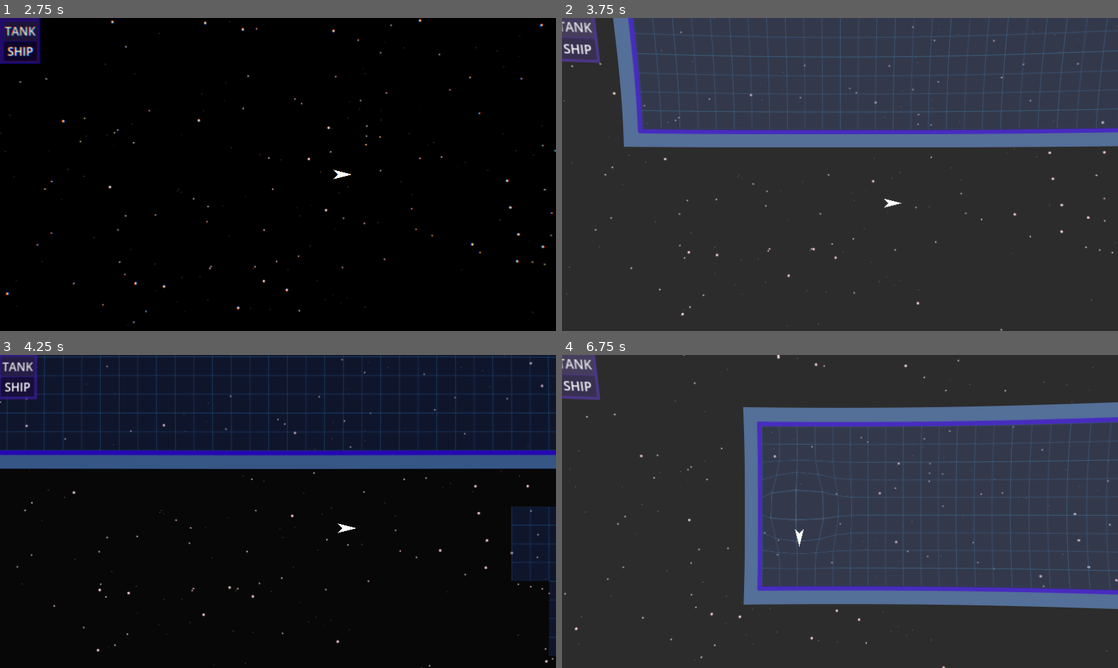
Above: before the commit, frames 1-4 (two rows, left to right).
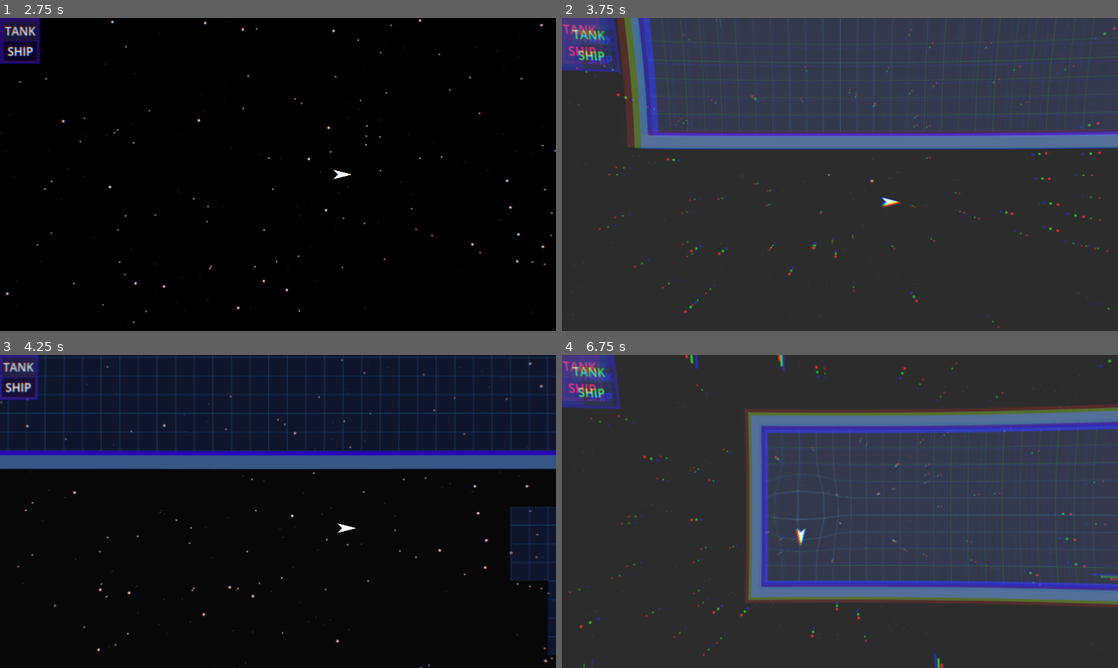
Above: after the commit, the same moments.

Repository: tripodsan/secrets-of-the-maze
Game: Godot game, scene res://scenes/main.tscn
Same seed, same stepped clock (60 frames per second), same inputs: the game is played once before the commit and once after it.
Inputs:
- Up to frame 1 (2.75 s): click "TANK" at 0.5 s; click "SHIP" at 1.25 s; tap Enter at 2 s; hold Right (right) from 2.03 s (still down); tap Tab (switch) at 2.1 s
- Up to frame 2 (3.75 s): release Right (right) at 2.78 s; hold S (backwd) 2.78-3.53 s; tap B at 2.85 s; hold Right (right) from 3.53 s (still down); tap Tab (switch) at 3.6 s
- Up to frame 3 (4.25 s): keep holding Right (right)
- Up to frame 4 (6.75 s): release Right (right) at 4.28 s; hold Up (fwd) 4.28-5.03 s; tap B at 4.35, 5.85 s; hold Left (left) 5.03-6.53 s; tap Tab (switch) at 5.1, 6.6 s; hold S (backwd) from 6.53 s (still down)

Frame 1 is identical in both runs. In frame 2, 9.2% of the frame differs, in the area x 0-100%, y 0-100%; in frame 3, 3.1%; in frame 4, 14%.

Commit message:
feat: Added BackBufferCopy node
Added a BackBufferCopy node, so color shift and supernova can work
together.

Diff:
--- a/scenes/main.tscn
+++ b/scenes/main.tscn
@@ -34,7 +34,6 @@
 
 [sub_resource type="ShaderMaterial" id="ShaderMaterial_fibkb"]
 shader = ExtResource("7_0qk4n")
-shader_parameter/delta = 2.3
 shader_parameter/amount = 0.0
 
 [sub_resource type="TileSetAtlasSource" id="TileSetAtlasSource_rnlvf"]
@@ -387,6 +386,9 @@
 size_flags_vertical = 3
 script = ExtResource("6_h7jlh")
 
+[node name="BackBufferCopy" type="BackBufferCopy" parent="CanvasLayer/ChromaticDistortion"]
+copy_mode = 2
+
 [node name="SuperNova" type="ColorRect" parent="CanvasLayer"]
 material = SubResource("ShaderMaterial_fibkb")
 anchors_preset = 15
